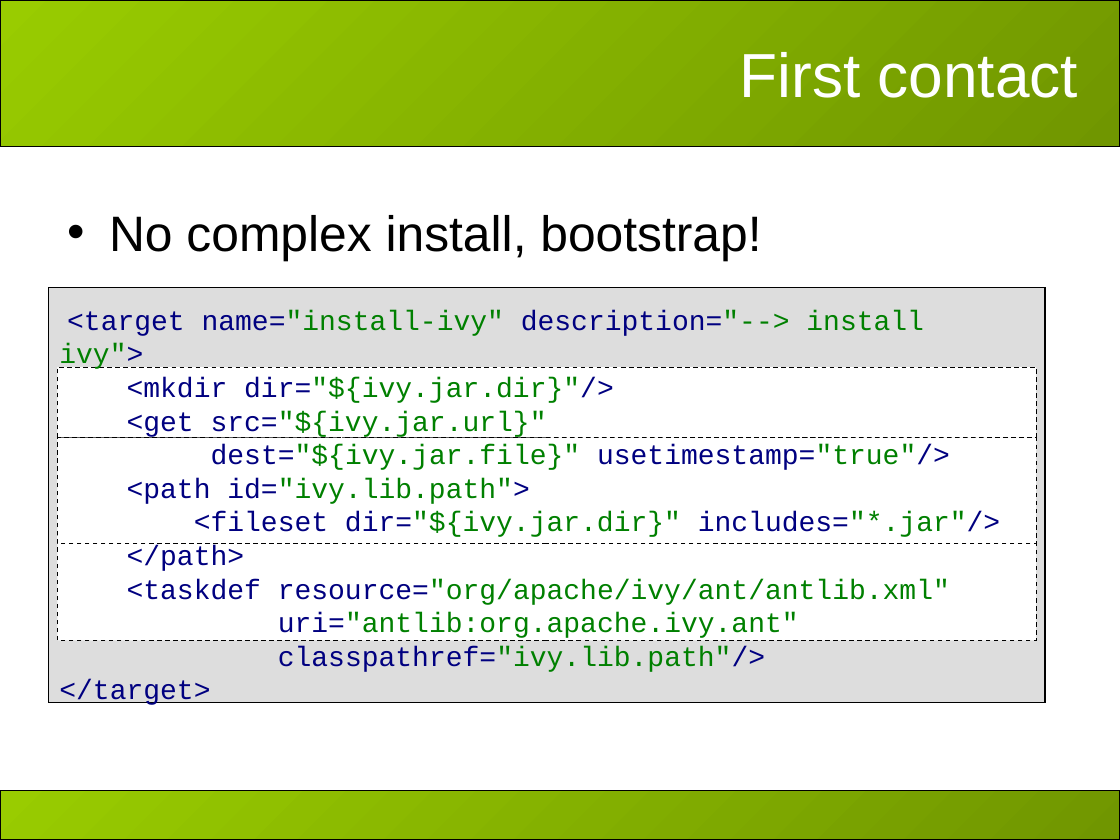
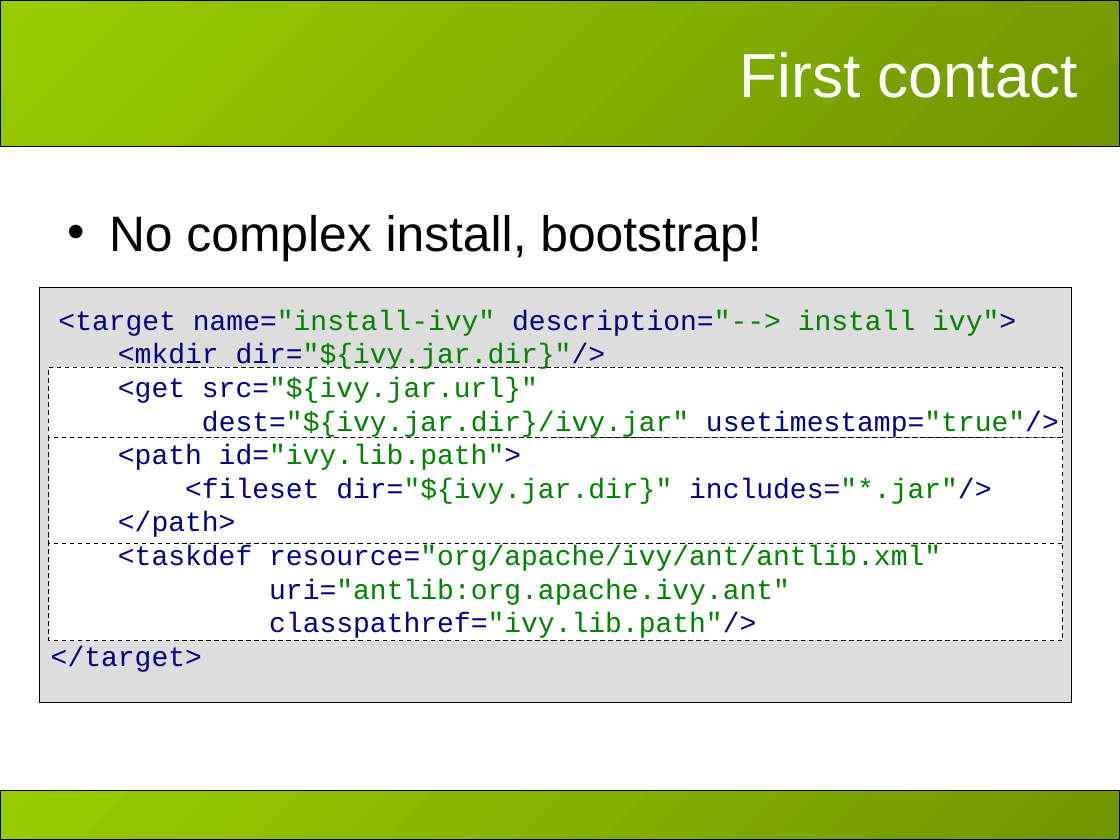
Before and after one commit to hiroyasub/ant-ivy-cregit, a slide deck: slide 6 of doc/presentations/apache-con-2007/slides.ppt. Drawn at 1120x840 pixels with LibreOffice and Linux fonts; fonts in the diff are those of the drawing; background and template pictures are left out. Boxes give left, top, right and bottom in pixels: in the first picture for what was removed or moved away, otherwise in the second. Text is boxed around its words. In the diff, an @@ line names an element or a change of style, - is before the commit and + after.

```diff
--- a/doc/presentations/apache-con-2007/slides.ppt
+++ b/doc/presentations/apache-con-2007/slides.ppt
@@ text "<target name="install-ivy" description="--> install ivy">": place and size @@
-text "<target name="install-ivy" description="--> install ivy">" at box(59, 310, 1000, 705)
+text "<target name="install-ivy" description="--> install ivy">" at box(51, 310, 1059, 672)
@@ rectangle: place and size @@
-rectangle at box(48, 288, 1045, 702)
+rectangle at box(39, 288, 1071, 702)
@@ rectangle: place and size @@
-rectangle at box(57, 367, 1036, 438)
+rectangle at box(48, 367, 1063, 438)
@@ text at box(202, 411, 1059, 438): text changed @@
-dest="${ivy.jar.file}" usetimestamp="true"/>
+dest="${ivy.jar.dir}/ivy.jar" usetimestamp="true"/>
@@ rectangle: place and size @@
-rectangle at box(57, 438, 1036, 543)
+rectangle at box(48, 438, 1063, 543)
@@ rectangle: place and size @@
-rectangle at box(57, 534, 1036, 640)
+rectangle at box(48, 534, 1063, 640)
```
Also in this commit, not shown: 2 other slides changed, 1 slide added.
